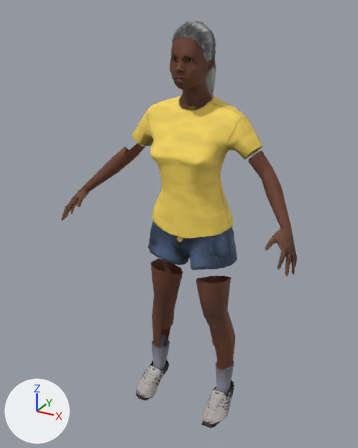
The glTF model public/models/people/mh_f_short.glb, before and after one commit.
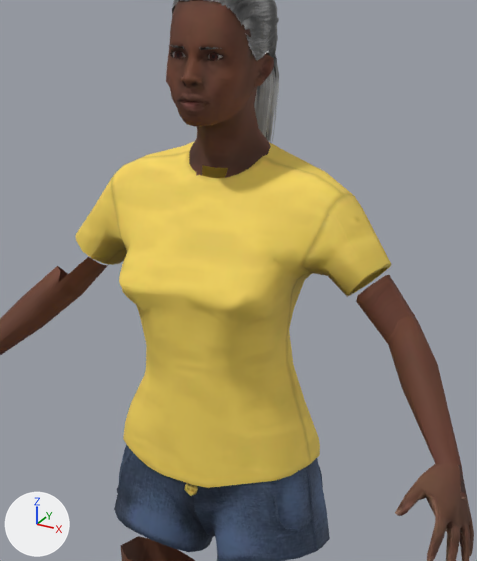
The first picture shows the older version from a camera (50 mm lens) standing at (0.851, -1.691, 1.685) and looking at (-0.036, -0.079, 0.879). The close-ups show the older and then the newer version on the part from 28% to 83% of the width and 8% to 60% of the height of that picture. Only the edits that show in the close-ups are written down. Arrows for +X, +Y and +Z are at lower left; the lights stay in place.

Names of what the first close-up shows: 'cuerpo'.
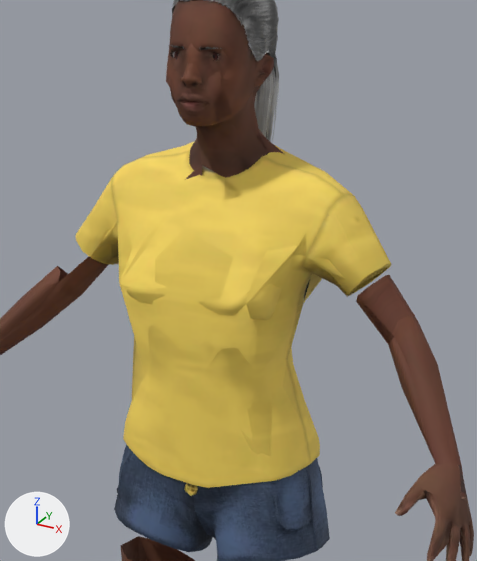
Changed parts and their boxes (x1, y1, x2, y2) in the close-ups (477 x 561 px):
'lejos', added
    after: (0, 0, 471, 561)

The change in detail:
Mesh me_mh_f_short_lejos is new.
It has 617 vertices, 1051 faces and spans x -0.49..0.49, y -0.3..0.09, z 0.01..1.64.
It uses material mat_persona.
Object 'lejos' (ob_lejos) is new; it shows me_mh_f_short_lejos.
Its location is (0.0, 0.0, 0.0).
